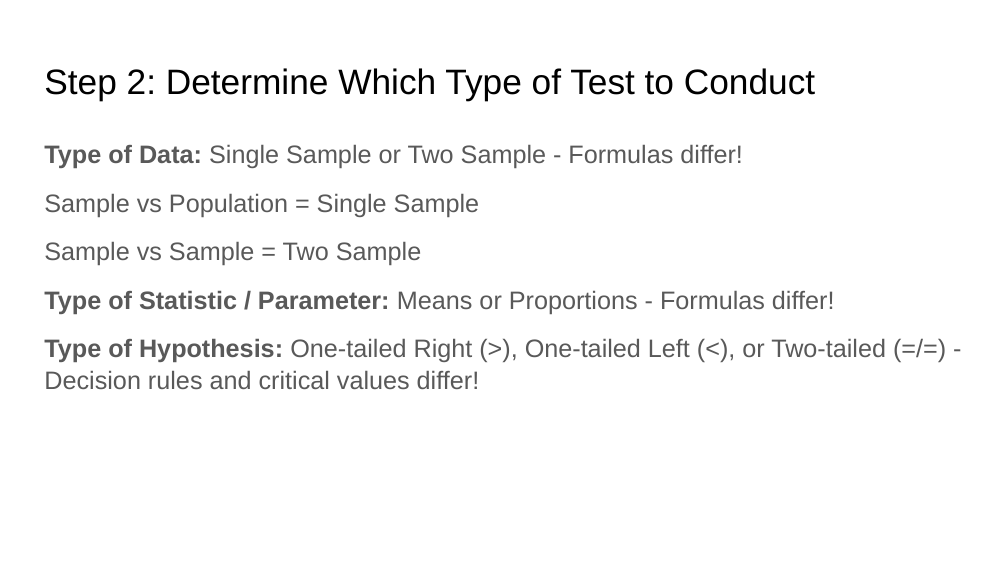
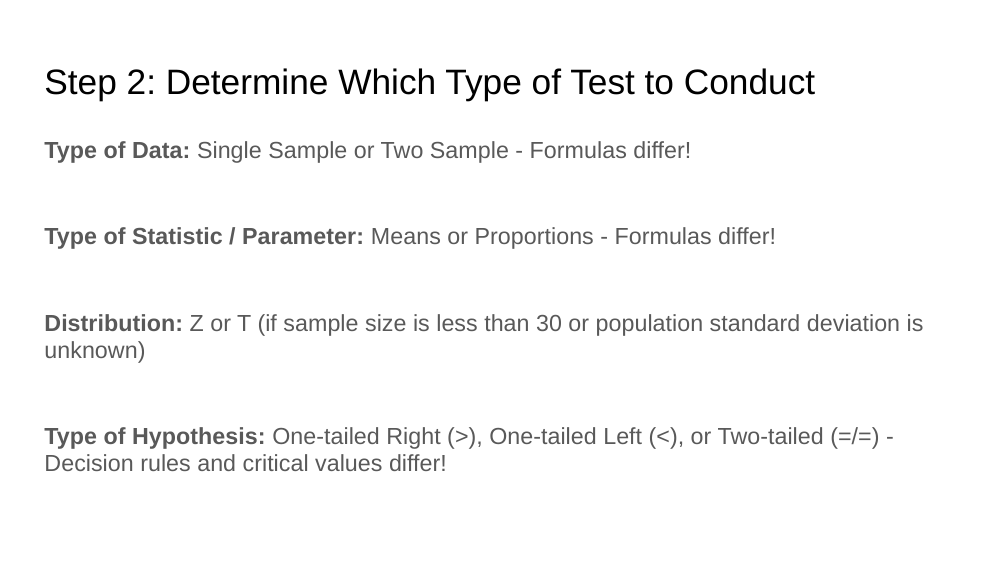
Before and after one commit to rjwrobel86/Python4Statistics, a slide deck: slide 13 of Stuff For Class/Slides/Hypothesis Testing.pptx (slide 15 before the commit). Drawn at 1008x567 pixels with LibreOffice and Linux fonts; fonts in the diff are those of the drawing. Boxes give left, top, right and bottom in pixels: in the first picture for what was removed or moved away, otherwise in the second. Text is boxed around its words. In the diff, an @@ line names an element or a change of style, - is before the commit and + after.

```diff
--- a/Stuff For Class/Slides/Hypothesis Testing.pptx
+++ b/Stuff For Class/Slides/Hypothesis Testing.pptx
@@ text at [44,141,824,471]: size 18 to 16.6 pt in "Type of Data: Single Sample or Two ...", "Type of Statistic / Parameter: Means or ...", "Type of Hypothesis: One-tailed Right (>), One-tailed ..."; line spacing 1.05 to 0.95; more space between paragraphs @@
@@ text at [44,193,479,265]: paragraphs removed @@
-Sample vs Population = Single Sample
-Sample vs Sample = Two Sample
@@ text at [44,314,924,363]: paragraph added @@
+Distribution: Z or T (if sample size is less than 30 or population standard deviation is unknown)
```
Also in this commit, not shown: 12 other slides changed, 8 slides added, 4 slides removed, 3 other files.
